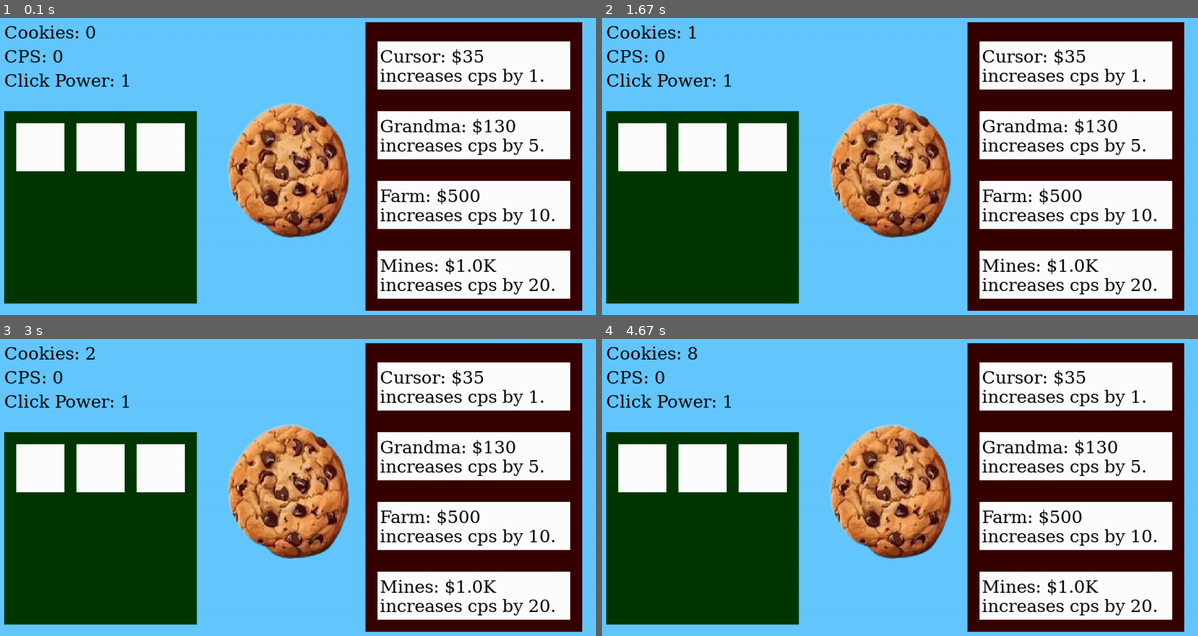
Above: before the commit, frames 1-4 (two rows, left to right).
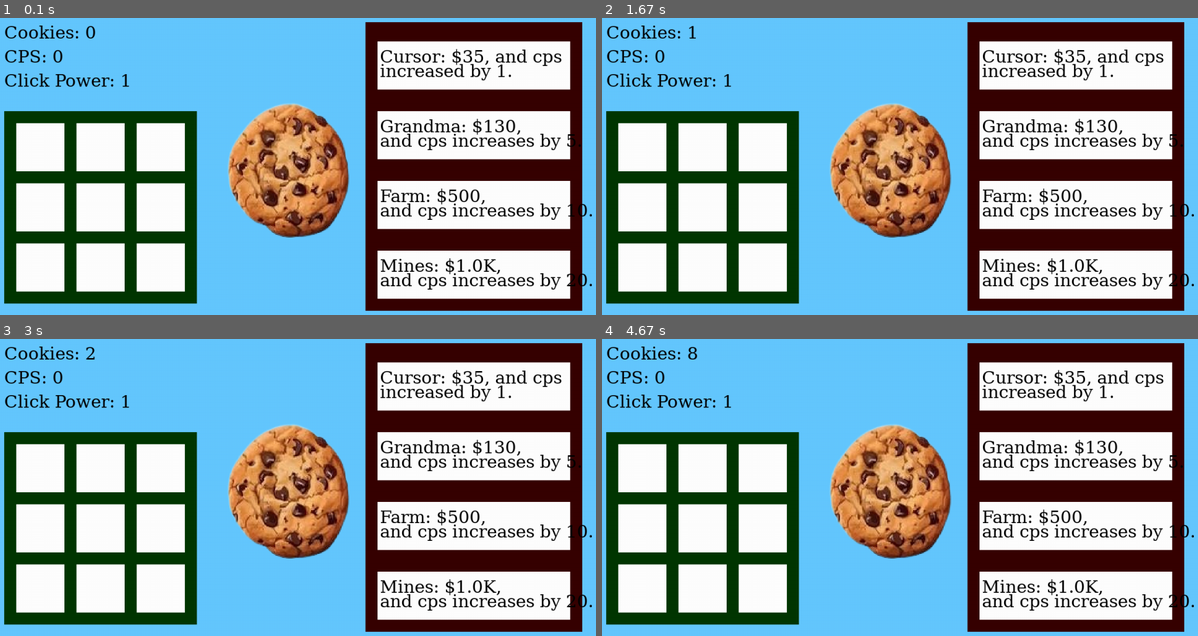
Above: after the commit, the same moments.

Repository: lambo-n/thecoderschool-pygames
Game: pygame game, started from zoieCookieClicker.py
Two runs of this game, one before a commit and one after it. Both use one fixed random seed, a clock stepped at 60 frames per second and the inputs below.
Inputs (mouse positions are in pixels of both pictures, inside the frame that each line leads up to):
- Up to frame 1 (0.1 s): no input
- Up to frame 2 (1.67 s): click (888, 172) at 0.38 s; click (1001, 211) at 0.72 s; press the mouse at (1072, 273) at 1.03 s; move the mouse to (1031, 199) at 1.13 s; release the mouse at (989, 121) at 1.27 s
- Up to frame 3 (3 s): click (470, 386) at 1.88 s, where only the run after the commit has a clickable "Cursor: $35, and cps"; click (470, 594) at 2.22 s, where only the run after the commit has a clickable "Mines: $1.0K,"; click (333, 511) at 2.55 s; press the mouse at (470, 454) at 2.87 s; move the mouse to (351, 490) at 2.97 s
- Up to frame 4 (4.67 s): release the mouse at (834, 526) at 3.1 s; press the mouse at (1072, 526) at 3.2 s; move the mouse to (983, 475) at 3.3 s; release the mouse at (894, 428) at 3.43 s; press the mouse at (1072, 454) at 3.53 s; move the mouse to (977, 493) at 3.63 s; release the mouse at (882, 532) at 3.77 s; click (846, 425) at 3.88 s; press the mouse at (888, 493) at 4.2 s; move the mouse to (923, 490) at 4.3 s; release the mouse at (953, 487) at 4.43 s; click (911, 552) at 4.55 s

The runs differ from the first frame. In frame 1, 12% of the frame differs, in the area x 2-100%, y 10-94%; in frame 2, 12%; in frame 3, 12%; in frame 4, 12%.

Commit message:
Refactor upgrade system to use individual upgrade rectangles and remove scrollable menu logic

Diff:
--- a/zoieCookieClicker.py
+++ b/zoieCookieClicker.py
@@ -34,39 +34,30 @@
 cps = 0
 clickPower = 1
 timeAccumulator = 0
-# Each upgrade is a dictionary. Add more entries here and the menu
-# automatically becomes scrollable.
-upgrades = [
-    {"name": "Cursor",  "cost": 35,   "cps": 1,  "desc": "increases cps by 1."},
-    {"name": "Grandma", "cost": 130,  "cps": 5,  "desc": "increases cps by 5."},
-    {"name": "Farm",    "cost": 500,  "cps": 10, "desc": "increases cps by 10."},
-    {"name": "Mines",   "cost": 1000, "cps": 20, "desc": "increases cps by 20."},
-    {"name": "Factory", "cost": 5000, "cps": 50, "desc": "increases cps by 50."},
-    {"name": "Bank",    "cost": 20000,"cps": 100,"desc": "increases cps by 100."},
-]
+cursorCost = 35
+grandmaCost = 130
+farmCost = 500
+minesCost = 1000
 
 # MENU ELEMENTS
 backdropRect = pygame.Rect(800,50,450,600)
-
-# Scrollable upgrade-menu layout
-itemX = 825          # left edge of each upgrade box
-itemWidth = 400      # width of each upgrade box
-itemHeight = 100     # height of each upgrade box
-itemSpacing = 145    # vertical distance between the top of one box and the next
-menuTop = 90         # y of the first box when not scrolled
-
-scrollOffset = 0
-# how far down the full list of upgrades extends
-contentHeight = len(upgrades) * itemSpacing
-# how much of the menu is actually visible inside the backdrop
-visibleHeight = backdropRect.bottom - menuTop
-# the most we ever need to scroll (0 if everything already fits)
-maxScroll = max(0, contentHeight - visibleHeight)
+upgrade1Rect = pygame.Rect(825,90,400,100)
+upgrade2Rect = pygame.Rect(825, 235, 400,100)
+upgrade3Rect = pygame.Rect(825,380,400,100)
+upgrade4Rect = pygame.Rect(825,525, 400,100)
 
 secondShopRect = pygame.Rect(50, 235, 400, 400)
 tool1Rect = pygame.Rect(75, 260, 100, 100)
 tool2Rect = pygame.Rect(200, 260, 100, 100)
 tool3Rect = pygame.Rect(325, 260, 100, 100)
+tool4Rect = pygame.Rect(75, 385, 100, 100)
+tool5Rect = pygame.Rect(200, 385, 100, 100)
+tool6Rect = pygame.Rect(325, 385, 100, 100)
+tool7Rect = pygame.Rect(75, 510, 100, 100)
+tool8Rect = pygame.Rect(200, 510, 100, 100)
+tool9Rect = pygame.Rect(325, 510, 100, 100)
+
+
 
 
 
@@ -78,28 +69,45 @@
     for event in pygame.event.get():
         if event.type == pygame.QUIT:
             running = False
-        # scroll the upgrade menu with the mouse wheel
-        if event.type == pygame.MOUSEWHEEL:
-            scrollOffset -= event.y * 30
-            scrollOffset = max(0, min(scrollOffset, maxScroll))
-
         if event.type == pygame.MOUSEBUTTONUP:
             if cookieRect.collidepoint(event.pos):
                 totalCookies += clickPower
 
-            # only handle upgrade clicks that land inside the menu area,
-            # so we don't buy through a box that's scrolled out of view
-            if backdropRect.collidepoint(event.pos):
-                for index, upgrade in enumerate(upgrades):
-                    itemRect = pygame.Rect(itemX,
-                                           menuTop + index * itemSpacing - scrollOffset,
-                                           itemWidth, itemHeight)
-                    if itemRect.collidepoint(event.pos):
-                        # check if player can afford it, then buy it
-                        if totalCookies >= upgrade["cost"]:
-                            cps += upgrade["cps"]
-                            totalCookies -= upgrade["cost"]
-                            upgrade["cost"] = int(math.floor(upgrade["cost"] * 1.2))
+            # cursor
+            if upgrade1Rect.collidepoint(event.pos):
+                # check if player can afford upgrade
+                # give player upgrade
+                # subtract cost from total cookies
+                # increase cost for next upgrade
+                if totalCookies >= cursorCost:
+                    cps += 1
+                    totalCookies -= cursorCost
+                    cursorCost *= 1.2
+                    cursorCost = int(math.floor(cursorCost))
+
+            # grandma
+            if upgrade2Rect.collidepoint(event.pos):
+                if totalCookies >= grandmaCost:
+                    cps += 5
+                    totalCookies -= grandmaCost
+                    grandmaCost *= 1.2
+                    grandmaCost = int(math.floor(grandmaCost))
+
+            # farm
+            if upgrade3Rect.collidepoint(event.pos):
+                if totalCookies >= farmCost:
+                    cps += 10
+                    totalCookies -= farmCost
+                    farmCost *= 1.2
+                    farmCost = int(math.floor(farmCost))
+
+            # mines
+            if upgrade4Rect.collidepoint(event.pos):
+                if totalCookies >= minesCost:
+                    cps += 20
+                    totalCookies -= minesCost
+                    minesCost *= 1.2
+                    minesCost = int(math.floor(minesCost))
 
     # Update the game state
     dt = clock.tick(60) / 1000
@@ -127,25 +135,45 @@
 
     # UPGRADES AND SHOP
     pygame.draw.rect(screen,  (55,0,0), backdropRect)
-
-    # Only draw inside the backdrop, so scrolled boxes get clipped at the edges
-    screen.set_clip(backdropRect)
-    for index, upgrade in enumerate(upgrades):
-        itemRect = pygame.Rect(itemX,
-                               menuTop + index * itemSpacing - scrollOffset,
-                               itemWidth, itemHeight)
-        pygame.draw.rect(screen, "white", itemRect)
-        line1 = font.render(f'{upgrade["name"]}: ${formatNumber(upgrade["cost"])}', True, "black")
-        line2 = font.render(upgrade["desc"], True, "black")
-        screen.blit(line1, (itemRect.x + 5, itemRect.y + 10))
-        screen.blit(line2, (itemRect.x + 5, itemRect.y + 50))
-    screen.set_clip(None)
+    pygame.draw.rect(screen, "white", upgrade1Rect)
+    pygame.draw.rect(screen, "white", upgrade2Rect)
+    pygame.draw.rect(screen, "white", upgrade3Rect)
+    pygame.draw.rect(screen, "white", upgrade4Rect)
 
     # secondary shop
     pygame.draw.rect(screen, (0, 55, 0), secondShopRect)
+
     pygame.draw.rect(screen, "white", tool1Rect)
     pygame.draw.rect(screen, "white", tool2Rect)
     pygame.draw.rect(screen, "white", tool3Rect)
+    pygame.draw.rect(screen, "white", tool4Rect)
+    pygame.draw.rect(screen, "white", tool5Rect)
+    pygame.draw.rect(screen, "white", tool6Rect)
+    pygame.draw.rect(screen, "white", tool7Rect)
+    pygame.draw.rect(screen, "white", tool8Rect)
+    pygame.draw.rect(screen, "white", tool9Rect)
+
+
+    # display upgrade costs
+    upgrade1line1 = font.render(f"Cursor: ${formatNumber(cursorCost)}, and cps", True, "black")
+    upgrade1line2 = font.render("increased by 1.", True, "black")
+    screen.blit(upgrade1line1, (830, 100))
+    screen.blit(upgrade1line2, (830, 130))
+
+    upgrade2line1 = font.render(f"Grandma: ${formatNumber(grandmaCost)}, ", True, "black")
+    upgrade2line2 = font.render("and cps increases by 5. ", True, "black")
+    screen.blit(upgrade2line1, (830, 245))
+    screen.blit(upgrade2line2, (830, 275))
+
+    upgrade3line1 = font.render(f"Farm: ${formatNumber(farmCost)}, ", True, "black")
+    upgrade3line2 = font.render("and cps increases by 10. ", True, "black")
+    screen.blit(upgrade3line1, (830, 390))
+    screen.blit(upgrade3line2, (830, 420))
+
+    upgrade4line1 = font.render(f"Mines: ${formatNumber(minesCost)}, ", True, "black")
+    upgrade4line2 = font.render("and cps increases by 20. ", True, "black")
+    screen.blit(upgrade4line1, (830, 535))
+    screen.blit(upgrade4line2, (830, 565))
 
 
     # flip() the display to put youn screen
